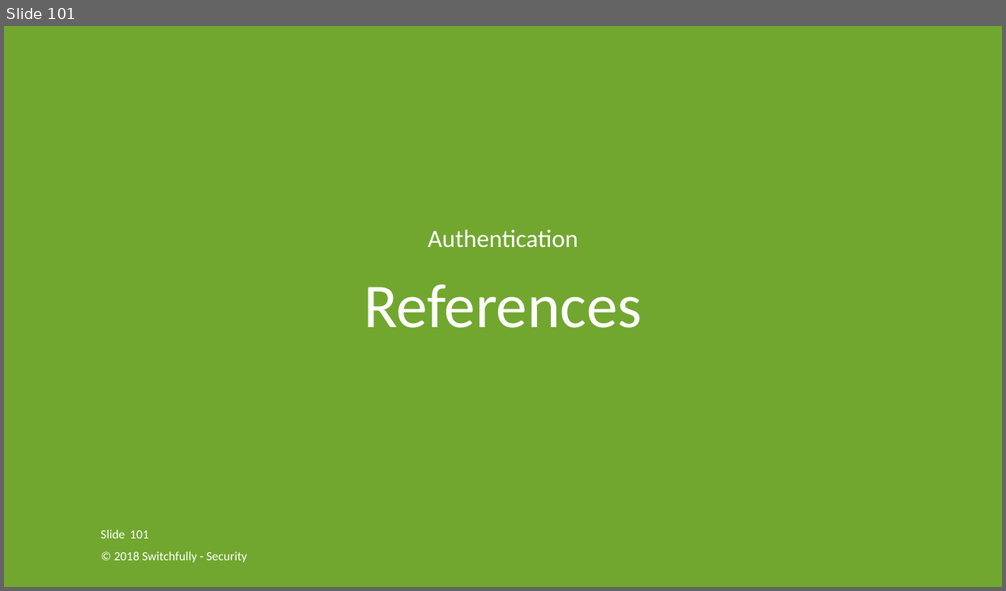
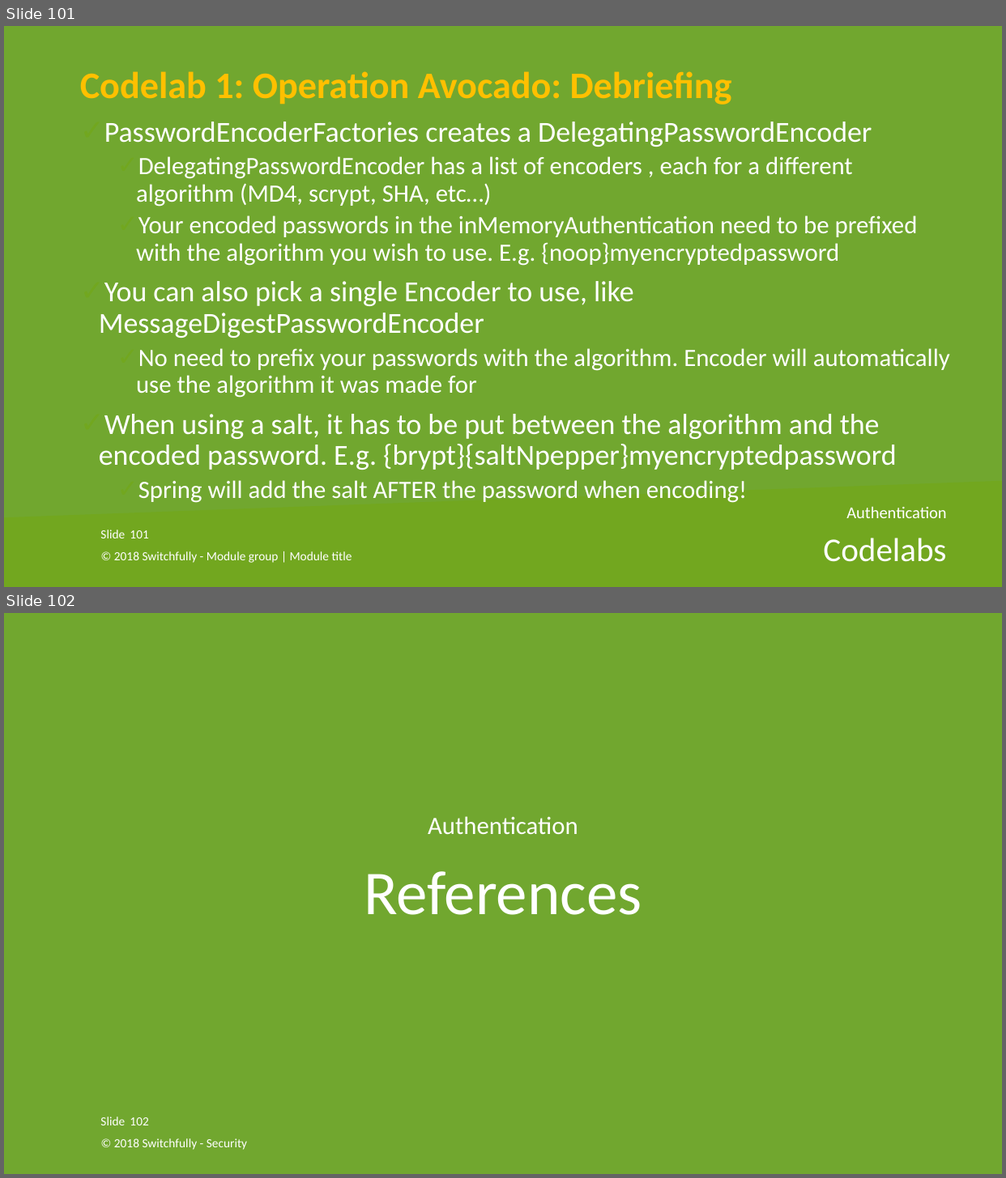
Before and after one commit to nielsjani/switchfully-security, a slide deck: powerpoint/switchfully-security@Cegeka.pptx. Shown one above the other, each under a label of ours: slide 101 before the commit, slides 101 and 102 after it. The pictures are 1006x591 and 1006x1178 pixels, drawn with LibreOffice and Linux fonts; fonts in the diff are those of the drawing; background and template pictures are left out. Boxes give left, top, right and bottom in pixels: in the first picture for what was removed or moved away, otherwise in the second. Text is boxed around its words. In the diff, an @@ line names an element or a change of style, - is before the commit and + after.

Commit message:
password encoder debriefing

```diff
--- a/powerpoint/switchfully-security@Cegeka.pptx
+++ b/powerpoint/switchfully-security@Cegeka.pptx
@@ slide 101 added at box(4, 26, 1002, 587), background picture (left out); not listed: 1 template element that a slide beside it also shows @@
@@ text added at box(80, 71, 950, 503), 24 pt, text #FFFFFF @@
+Codelab 1: Operation Avocado: Debriefing
+✓ PasswordEncoderFactories creates a DelegatingPasswordEncoder
+  ✓ DelegatingPasswordEncoder has a list of encoders , each for a different algorithm (MD4, scrypt, SHA, etc…)
+  ✓ Your encoded passwords in the inMemoryAuthentication need to be prefixed with the algorithm you wish to use. E.g. {noop}myencryptedpassword
+✓ You can also pick a single Encoder to use, like MessageDigestPasswordEncoder
+  ✓ No need to prefix your passwords with the algorithm. Encoder will automatically use the algorithm it was made for
+✓ When using a salt, it has to be put between the algorithm and the encoded password. E.g. {brypt}{saltNpepper}myencryptedpassword
+  ✓ Spring will add the salt AFTER the password when encoding!
@@ freeform shape added at box(4, 481, 1002, 587), fill #72A71F @@
@@ text added at box(846, 506, 946, 518), 16 pt, text #FFFFFF @@
+Authentication
@@ page number added at box(130, 531, 148, 539), 12 pt, text #FFFFFF @@
+101
@@ text added at box(114, 552, 352, 563), 12 pt, text #FFFFFF @@
+© 2018 Switchfully - Module group | Module title
@@ title added at box(823, 538, 946, 562), 32 pt, text #FFFFFF @@
+Codelabs
@@ what was slide 101 is now slide 102 @@
@@ page number at box(130, 1118, 148, 1126): text changed @@
-101
+102
```
